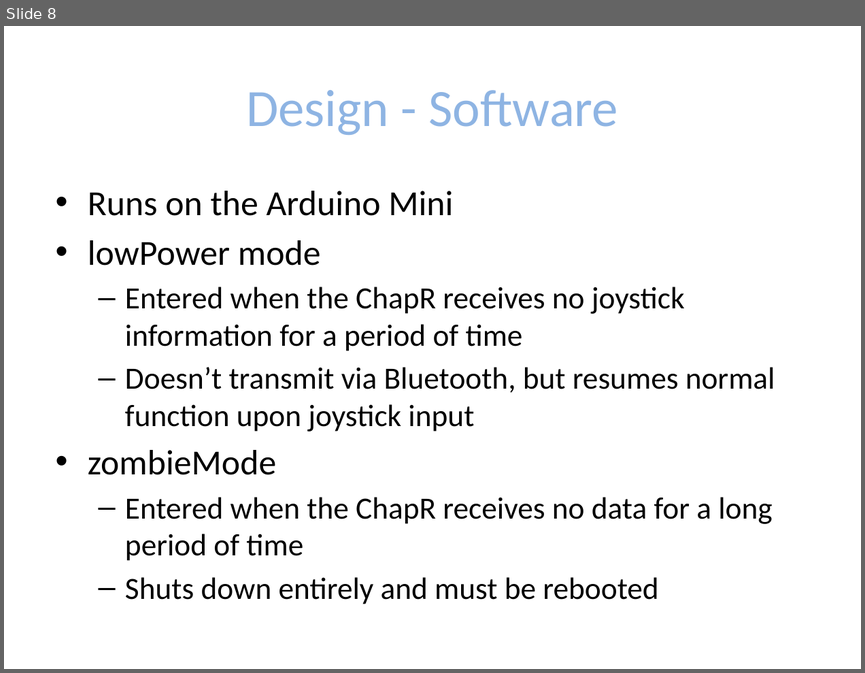
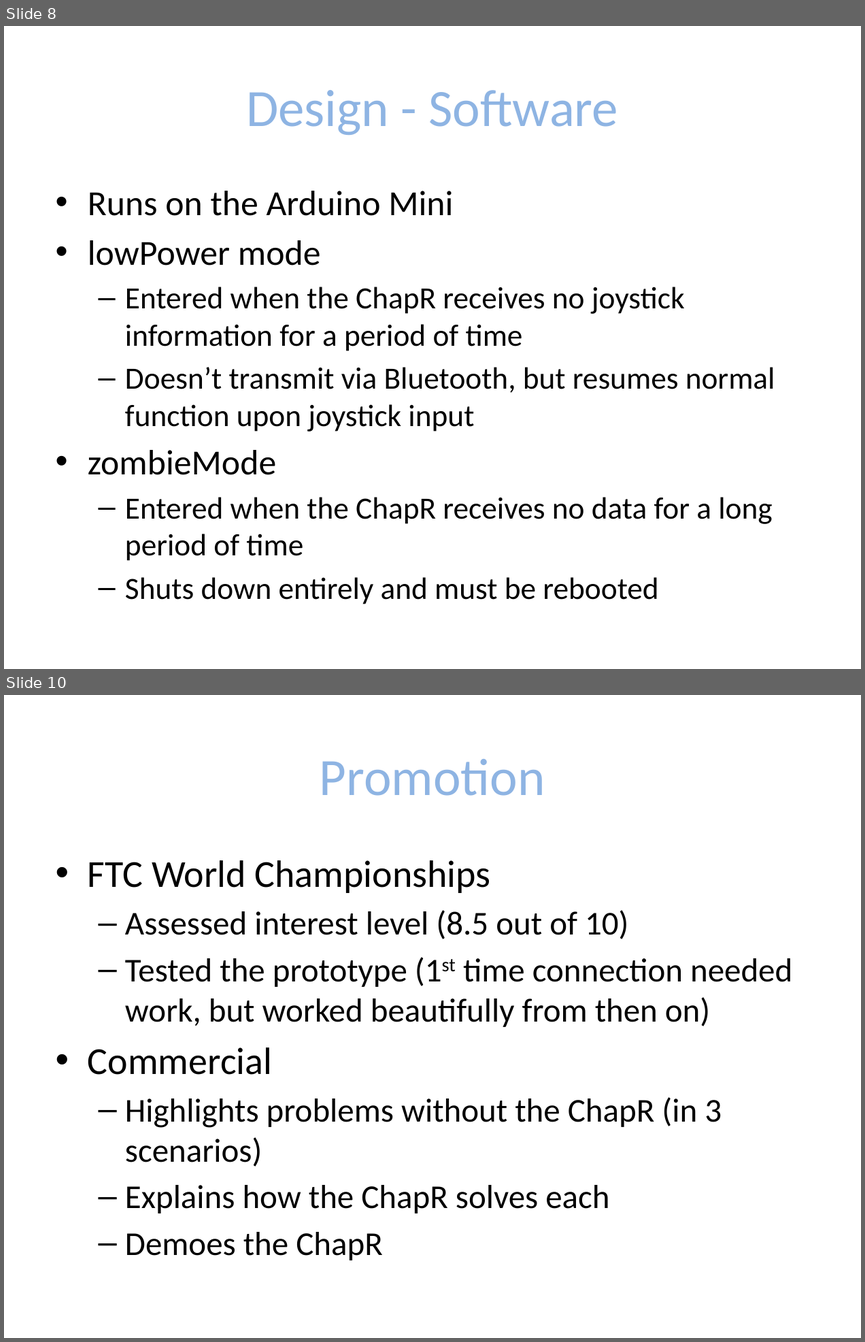
Before and after one commit to ChapResearch/ChapR, a slide deck: ChaprSVN/Promo/WESTA Presentation.pptx. Shown one above the other, each under a label of ours: slide 8 before the commit, slides 8 and 10 after it; the slides between them are not shown. The pictures are 865x673 and 865x1342 pixels, drawn with LibreOffice and Linux fonts; fonts in the diff are those of the drawing. Boxes give left, top, right and bottom in pixels: in the first picture for what was removed or moved away, otherwise in the second. Text is boxed around its words. In the diff, an @@ line names an element or a change of style, - is before the commit and + after.

```diff
--- a/ChaprSVN/Promo/WESTA Presentation.pptx
+++ b/ChaprSVN/Promo/WESTA Presentation.pptx
@@ slide 10 added at box(4, 695, 861, 1338), background #FFFFFF @@
@@ title added at box(320, 759, 545, 796), 44 pt, text #8EB4E3 @@
+Promotion
@@ text added at box(88, 860, 792, 1260), 28 pt, text #000000 @@
+• FTC World Championships
+  – Assessed interest level (8.5 out of 10)
+  – Tested the prototype (1st time connection needed work, but worked beautifully from then on)
+• Commercial
+  – Highlights problems without the ChapR (in 3 scenarios)
+  – Explains how the ChapR solves each
+  – Demoes the ChapR
```
Also in this commit, not shown: 2 other slides added.
